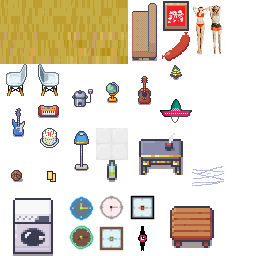
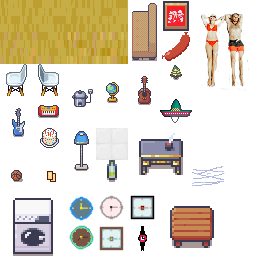
Two versions of the same layered image (256 x 256). Layer-by-layer changes:
added layer "Pasted Layer" above "tileset_hs18.png" over [201, 11, 249, 91]
painted on "tileset_hs18.png" over [193, 5, 225, 58]
